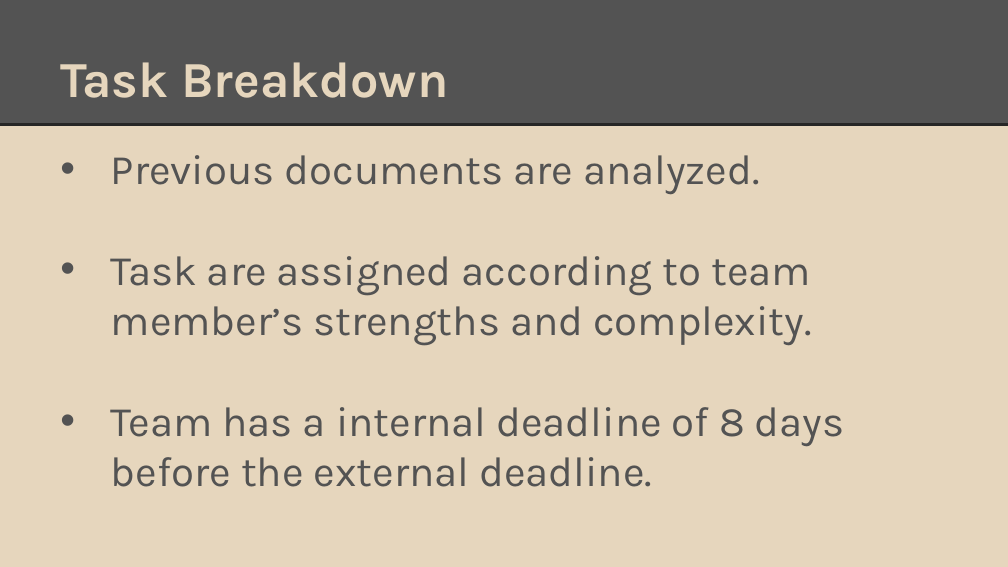
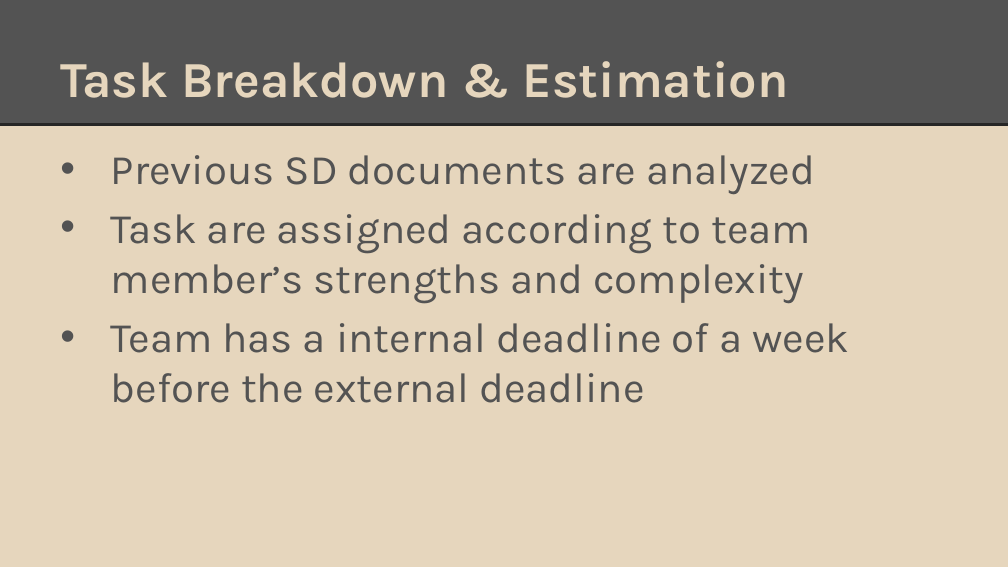
Before and after one commit to Sinmara/Senior-Design, a slide deck: slide 4 of Presentations/Project Charter Presentation.pptx. Drawn at 1008x567 pixels with LibreOffice and Linux fonts; fonts in the diff are those of the drawing. Boxes give left, top, right and bottom in pixels: in the first picture for what was removed or moved away, otherwise in the second. Text is boxed around its words. In the diff, an @@ line names an element or a change of style, - is before the commit and + after.

```diff
--- a/Presentations/Project Charter Presentation.pptx
+++ b/Presentations/Project Charter Presentation.pptx
@@ title at (x1=60, y1=61, x2=789, y2=98): text changed @@
-Task Breakdown
+Task Breakdown & Estimation
@@ text at (x1=111, y1=155, x2=849, y2=403): text changed @@
-• Previous documents are analyzed.
-• Task are assigned according to team member’s strengths and complexity.
-• Team has a internal deadline of 8 days before the external deadline.
+• Previous SD documents are analyzed
+• Task are assigned according to team member’s strengths and complexity
+• Team has a internal deadline of a week before the external deadline
```
Also in this commit, not shown: 2 other slides changed, 2 slides added, 1 slide removed.
